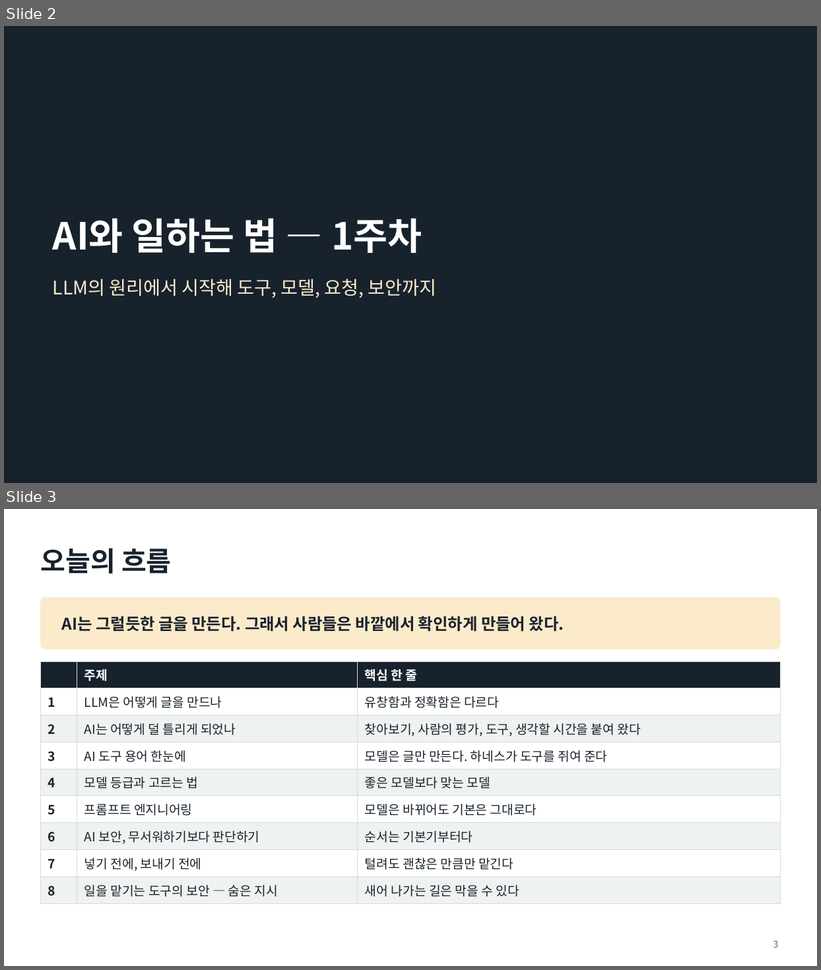
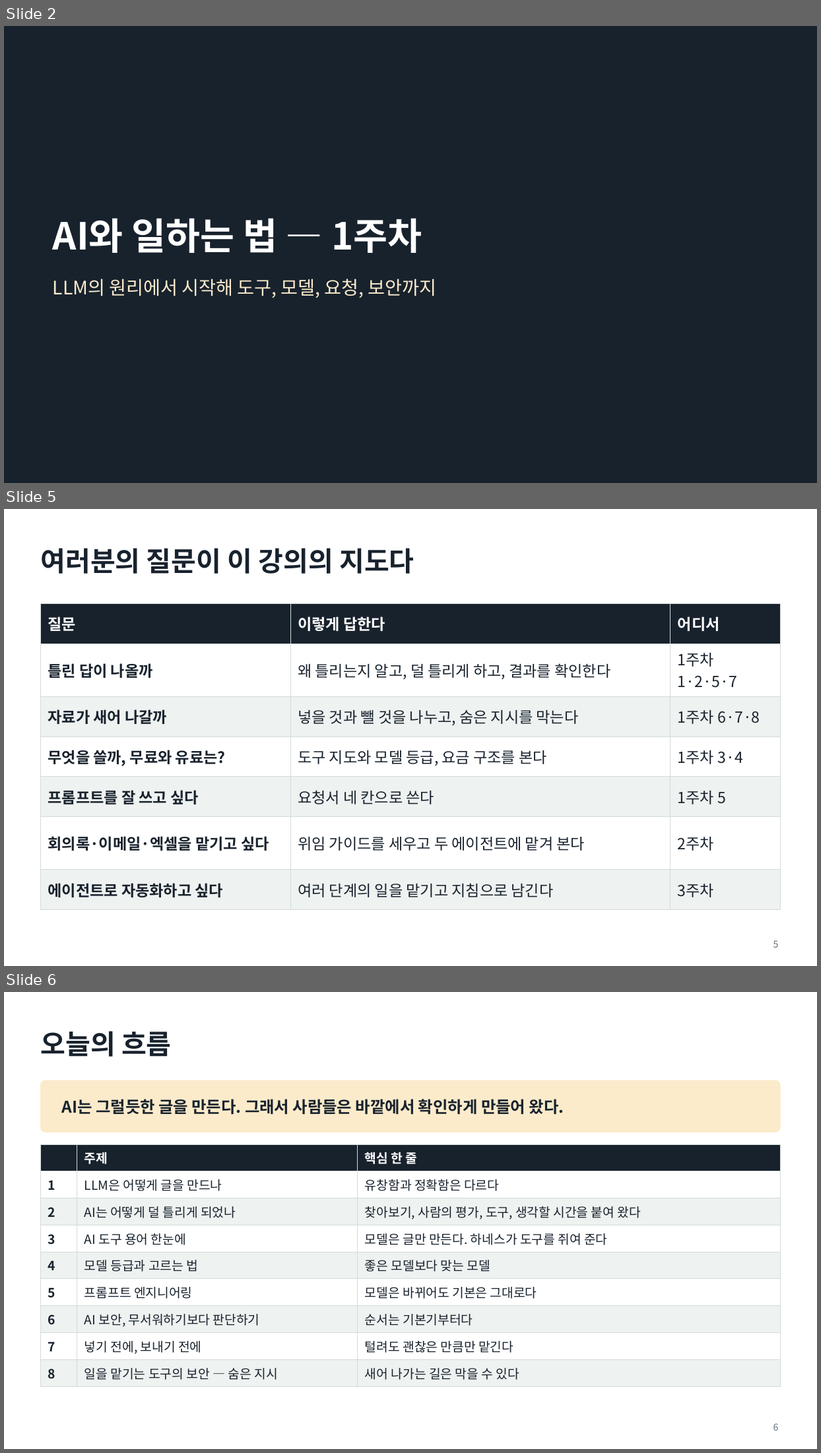
Before and after one commit to aplaxas/AI-Harness, a slide deck: courses/ai-for-work/1-week/decks/1주차-AI와-일하는-법.pptx. Shown one above the other, each under a label of ours: slides 2 and 3 before the commit, slides 2, 5 and 6 after it; the slides between them are not shown. The pictures are 821x970 and 821x1453 pixels, drawn with LibreOffice and Linux fonts; fonts in the diff are those of the drawing. Boxes give left, top, right and bottom in pixels: in the first picture for what was removed or moved away, otherwise in the second. Text is boxed around its words. In the diff, an @@ line names an element or a change of style, - is before the commit and + after.

```diff
--- a/courses/ai-for-work/1-week/decks/1주차-AI와-일하는-법.pptx
+++ b/courses/ai-for-work/1-week/decks/1주차-AI와-일하는-법.pptx
@@ slide 5 added at (4, 509, 817, 966), background #FFFFFF @@
@@ title added at (40, 548, 414, 574), 32 pt, text #18222D, bold @@
+여러분의 질문이 이 강의의 지도다
@@ table added at (40, 603, 781, 900), 7 rows, 3 columns @@
+질문 | 이렇게 답한다 | 어디서
+틀린 답이 나올까 | 왜 틀리는지 알고, 덜 틀리게 하고, 결과를 확인한다 | 1주차 1·2·5·7
+자료가 새어 나갈까 | 넣을 것과 뺄 것을 나누고, 숨은 지시를 막는다 | 1주차 6·7·8
+무엇을 쓸까, 무료와 유료는? | 도구 지도와 모델 등급, 요금 구조를 본다 | 1주차 3·4
+프롬프트를 잘 쓰고 싶다 | 요청서 네 칸으로 쓴다 | 1주차 5
+회의록·이메일·엑셀을 맡기고 싶다 | 위임 가이드를 세우고 두 에이전트에 맡겨 본다 | 2주차
+에이전트로 자동화하고 싶다 | 여러 단계의 일을 맡기고 지침으로 남긴다 | 3주차
@@ page number added at (774, 941, 779, 948), 11 pt, text #5F6E7A @@
+5
@@ what was slide 3 is now slide 6 @@
@@ page number at (774, 1424, 779, 1431): text changed @@
-3
+6
```
Also in this commit, not shown: 1 slide changed, 3 other slides added, 2 other files.
